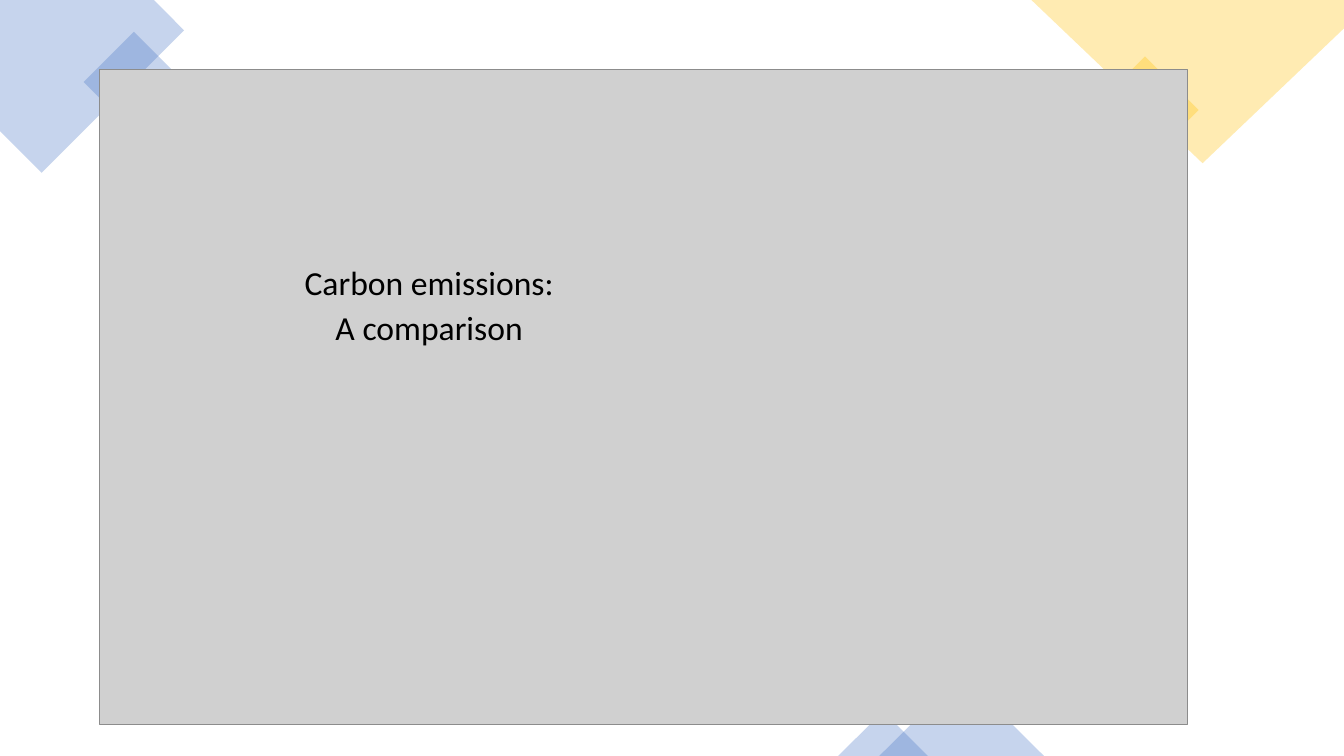
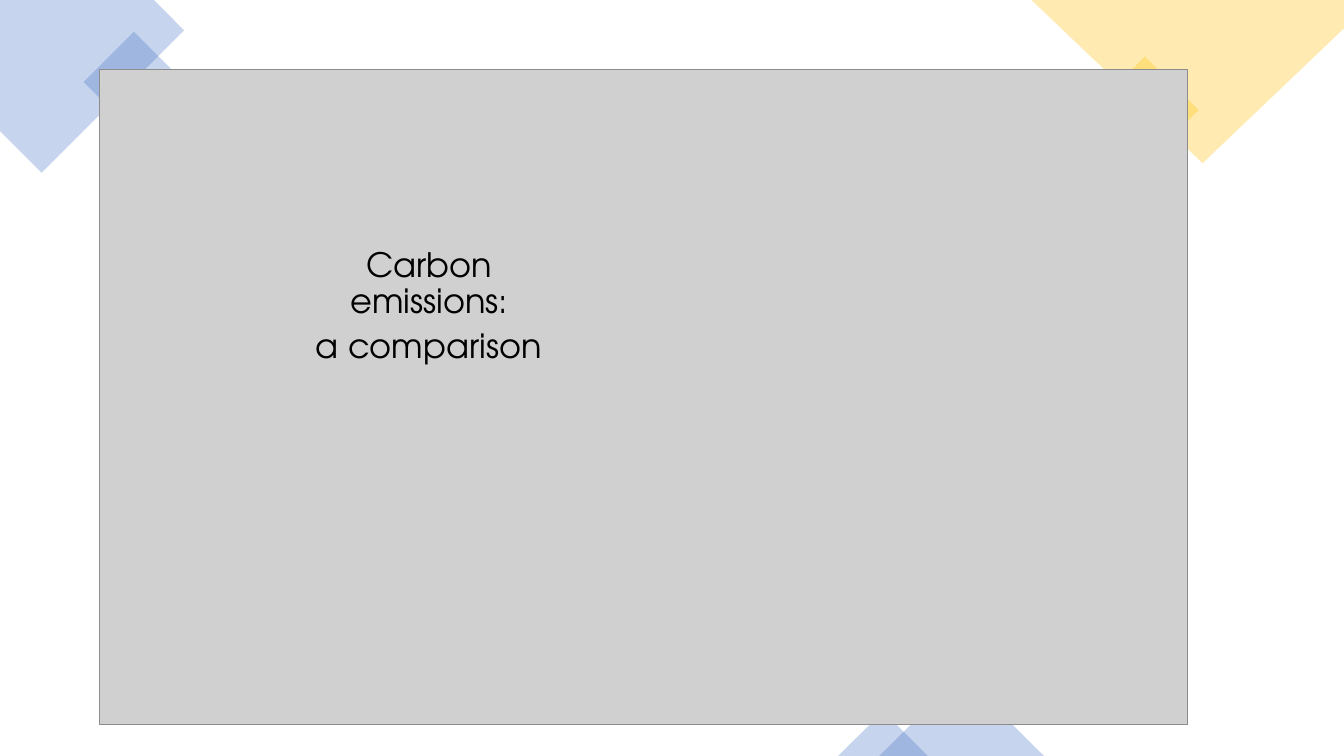
Before and after one commit to danilogiarlini/Global-CO2-Emission-Forecasting, a slide deck: slide 7 of Visualization/GlobalCO2Emission.pptx. Drawn at 1344x756 pixels with LibreOffice and Linux fonts; fonts in the diff are those of the drawing; grey boxes stand for pictures. Boxes give left, top, right and bottom in pixels: in the first picture for what was removed or moved away, otherwise in the second. Text is boxed around its words. In the diff, an @@ line names an element or a change of style, - is before the commit and + after.

```diff
--- a/Visualization/GlobalCO2Emission.pptx
+++ b/Visualization/GlobalCO2Emission.pptx
@@ text at <box>350,251,508,314</box>: font Calibri to TeX Gyre Adventor in "Carbon emissions:" @@
@@ text at <box>316,333,542,365</box>: text changed; font Calibri to TeX Gyre Adventor @@
-A comparison
+a comparison
```
Also in this commit, not shown: 13 other slides changed.
